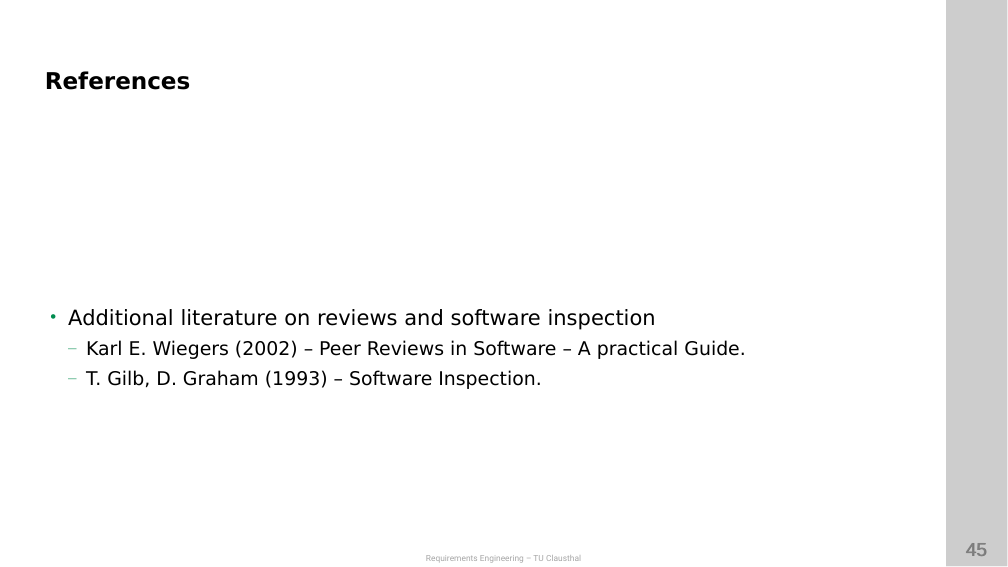
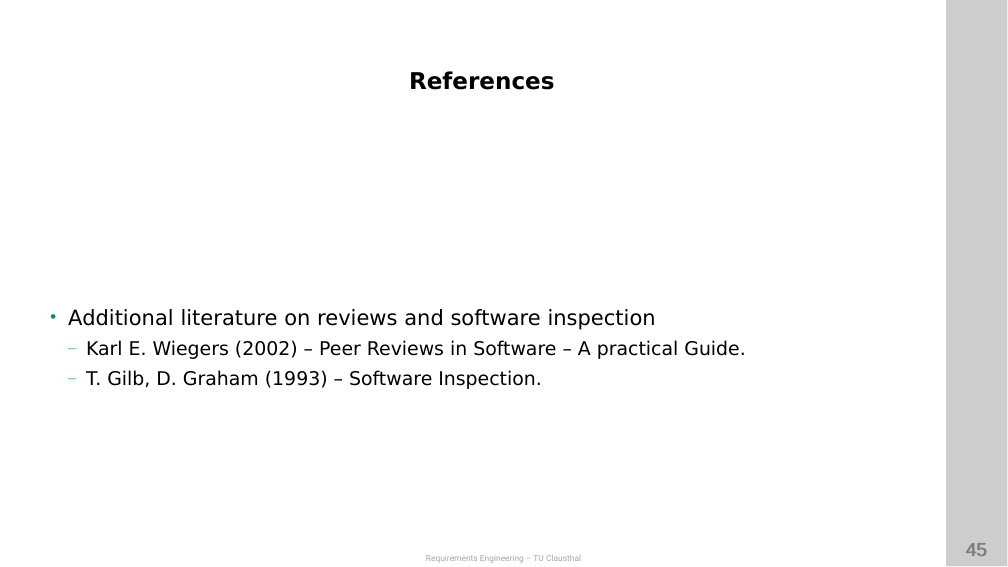
Before and after one commit to ETCE-LAB/teaching-material, a slide deck: slide 45 of Requirements-Engineering/RE-L10-Validation.pptx. Drawn at 1008x567 pixels with LibreOffice and Linux fonts; fonts in the diff are those of the drawing; background and template pictures are left out. Boxes give left, top, right and bottom in pixels: in the first picture for what was removed or moved away, otherwise in the second. Text is boxed around its words. In the diff, an @@ line names an element or a change of style, - is before the commit and + after.

```diff
--- a/Requirements-Engineering/RE-L10-Validation.pptx
+++ b/Requirements-Engineering/RE-L10-Validation.pptx
@@ title "References" at (409,71,554,90): alignment left to centre; indent changed @@
```
Also in this commit, not shown: 32 other slides changed, 1 other file.
